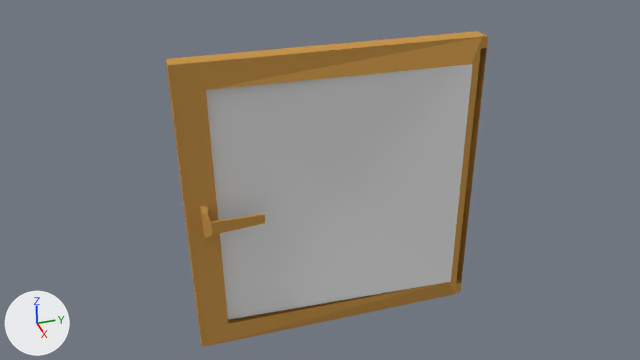
The Blender file Vision/assets/Models/window.blend as it was, and as the next commit left it.
The view is the same before and after, from the file's camera 'Camera'. The lights are fixed; the arrows at lower left show +X, +Y and +Z.
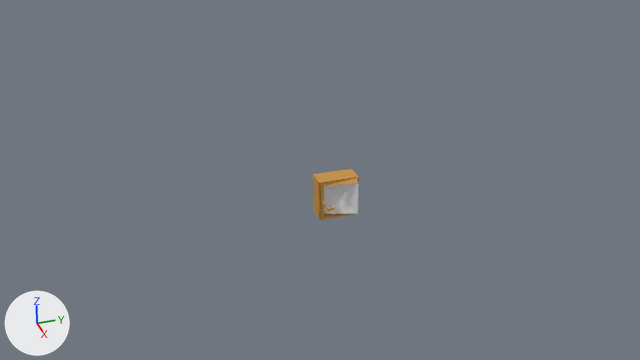
What changed in the scene script:
```text
Remove ob_cube_002:
    ob_cube_002 = bpy.data.objects.new('Cube.002', me_cube_002)
    ob_cube_002.location = (-2.96, 8.1, -0.01)
    ob_cube_002.rotation_euler = (0.0, 0.0, 2.248)  # degrees (0, 0, 129)
    ob_cube_002.scale = (0.158, 3.66, 3.66)
Change ob_cube:
    ob_cube.scale: (0.158, 3.66, 3.66) -> (0.157, 0.5, 0.5)
```

Boxes (x1, y1, x2, y2) around the edits, measured in the pictures (640 x 360 px):
'Cube.002', deleted: before (174, 37, 482, 346)
    faces in mat_material_005 (white #e7e7e7): (206, 64, 473, 320)
    faces in mat_material_007 (orange #c9964e): (174, 37, 482, 346)
'Cube', rescaled (85% narrower, 84% shorter): before (166, 31, 488, 347); after (313, 169, 359, 220)
